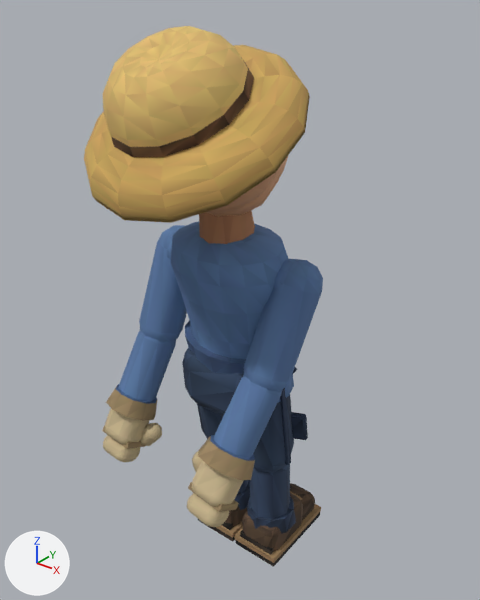
The glTF model examples/harvest-frontier/exports/npc/player-farmhand.glb, before and after one commit.
One viewpoint serves both versions: a 50 mm camera at (1.55, -1.92, 2.47) aimed at (-0.03, 0.05, 1.25). Arrows for +X, +Y and +Z are at lower left; the lights stay in place. The first picture is the older version. Both versions are drawn at frame 13 of the action 'harvest'; the numbers are the values there.

Names of what the first picture shows: 'denimJacketTorso', 'head', 'leftHandMesh', 'leftLowerArm', 'leftShin', 'leftThigh', 'leftUpperArm', 'rightHandMesh', 'rightLowerArm', 'rightShin', 'rightThigh', 'rightUpperArm', 'strawHat', 'trouserHips'.
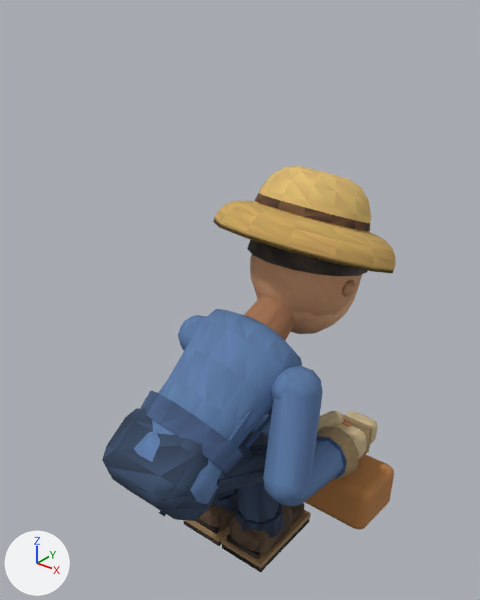
Not drawn themselves, but carrying or shaping drawn objects: ob_playerrig, ob_pelvis, ob_spine, ob_headpivot, ob_leftupperarmpivot, ob_leftlowerarmpivot, ob_rightupperarmpivot, ob_rightlowerarmpivot, ob_toolanchor, ob_leftthighpivot, ob_leftshinpivot, ob_rightthighpivot, ob_rightshinpivot.

Location of each change, [x1, y1, x2, y2] in pixels of the pictures (480 x 600 px):
'strawHat', moved, turned: before [84, 26, 310, 223]; after [213, 166, 396, 273]
'denimJacketTorso', moved, turned: before [171, 211, 294, 402]; after [134, 296, 302, 504]
'rightUpperArm', moved, turned: before [243, 259, 323, 392]; after [263, 366, 323, 504]
'trouserHips', moved, turned: before [182, 347, 297, 417]; after [102, 408, 218, 521]
'head', moved, turned: before [204, 156, 288, 217]; after [247, 240, 368, 334]
'rightShin', recoloured, moved, turned: before [234, 464, 321, 567]; after [221, 482, 311, 572]
'rightHandMesh', moved, turned: before [187, 436, 255, 527]; after [317, 411, 378, 479]
'rightLowerArm', moved, turned: before [210, 376, 282, 461]; after [280, 436, 352, 507]
'rightThigh', recoloured, moved, turned: before [253, 388, 308, 473]; after [215, 431, 269, 494]
'harvestBasket', added (orange): after [305, 454, 394, 530]
'leftUpperArm', moved, turned: before [139, 225, 187, 343]; after [178, 315, 206, 350]
'leftHandMesh', moved, turned (not visible afterwards): before [102, 386, 162, 462]
'leftLowerArm', moved, turned (mostly hidden afterwards): before [116, 331, 176, 404]; after [252, 414, 271, 435]
'leftShin', recoloured, moved, turned: before [198, 480, 250, 542]; after [183, 489, 238, 546]
'leftThigh', recoloured, moved, turned (not visible afterwards): before [197, 404, 223, 439]
'basketHandle', added (mostly hidden): after [341, 422, 353, 427]

What changed in the scene script:
```text
Change mat_material_10:
    where n0 = _N.new('ShaderNodeBsdfPrincipled'); n0.name = 'Principled BSDF'
    add n0.inputs[0].default_value = (0.0467, 0.175, 0.147, 1.0)  # 'Base Color', dark cyan #3d746b
    n0.inputs[2].default_value: 0.94 -> 0.7  # 'Roughness'
    remove n2 = _N.new('ShaderNodeVertexColor'); n2.name = 'Color Attribute'
    remove _L.new(n2.outputs[0], n0.inputs[0])  # 'Color' to 'Base Color'
Change mat_material_11:
    where n0 = _N.new('ShaderNodeBsdfPrincipled'); n0.name = 'Principled BSDF'
    add n0.inputs[0].default_value = (0.0467, 0.175, 0.147, 1.0)  # 'Base Color', dark cyan #3d746b
    n0.inputs[2].default_value: 0.87 -> 0.72  # 'Roughness'
    remove n2 = _N.new('ShaderNodeVertexColor'); n2.name = 'Color Attribute'
    remove _L.new(n2.outputs[0], n0.inputs[0])  # 'Color' to 'Base Color'
Change mat_material_12:
    where n0 = _N.new('ShaderNodeBsdfPrincipled'); n0.name = 'Principled BSDF'
    add n0.inputs[0].default_value = (0.423, 0.456, 0.366, 1.0)  # 'Base Color', grey #aeb4a3
    n0.inputs[1].default_value: 0.02 -> 0.44  # 'Metallic'
    n0.inputs[2].default_value: 0.94 -> 0.46  # 'Roughness'
    remove n2 = _N.new('ShaderNodeVertexColor'); n2.name = 'Color Attribute'
    remove _L.new(n2.outputs[0], n0.inputs[0])  # 'Color' to 'Base Color'
Change mat_material_13:
    where n0 = _N.new('ShaderNodeBsdfPrincipled'); n0.name = 'Principled BSDF'
    add n0.inputs[0].default_value = (0.456, 0.195, 0.0545, 1.0)  # 'Base Color', orange #b47a42
    n0.inputs[2].default_value: 0.87 -> 0.84  # 'Roughness'
    remove n2 = _N.new('ShaderNodeVertexColor'); n2.name = 'Color Attribute'
    remove _L.new(n2.outputs[0], n0.inputs[0])  # 'Color' to 'Base Color'
Change ob_playerrig:
    ob_playerrig.location: (0.0, 0.0, -0.0537) -> (0.0, -0.423, -0.266)
Change ob_pelvis:
    ob_pelvis.location: (0.0, 0.0, 0.82) -> (0.0, -0.00822, 0.824)
    ob_pelvis.rotation_euler: (0.0879, 0.0, 0.0) -> (-0.964, 0.0, 0.0)  # degrees (5, 0, 0) -> degrees (-55, 0, 0)
Change ob_spine:
    ob_spine.location: (0.0, 0.0, 0.98) -> (0.0122, 0.123, 0.915)
    ob_spine.rotation_euler: (0.146, 0.0, 0.0) -> (-0.964, 0.0, -0.0992)  # degrees (8.4, 0, 0) -> degrees (-55, 0, -5.7)
Change ob_headpivot:
    ob_headpivot.rotation_euler: (0.107, 0.0, 0.0) -> (0.305, -0.0104, 0.0331)  # degrees (6.1, 0, 0) -> degrees (17, -0.6, 1.9)
Change ob_leftupperarmpivot:
    ob_leftupperarmpivot.location: (-0.305, 0.0, 1.34) -> (-0.262, 0.447, 1.121)
    ob_leftupperarmpivot.rotation_euler: (-0.284, 0.0937, -0.0274) -> (0.301, -0.333, -0.139)  # degrees (-16, 5.4, -1.6) -> degrees (17, -19, -8)
Change ob_leftlowerarmpivot:
    ob_leftlowerarmpivot.rotation_euler: (-0.185, 0.0, 0.0) -> (0.314, 0.244, -0.000204)  # degrees (-11, 0, 0) -> degrees (18, 14, -0)
Change ob_rightupperarmpivot:
    ob_rightupperarmpivot.location: (0.305, 0.0, 1.34) -> (0.345, 0.387, 1.121)
    ob_rightupperarmpivot.rotation_euler: (-0.354, 0.11, -0.0406) -> (-0.38, -0.136, 0.0299)  # degrees (-20, 6.3, -2.3) -> degrees (-22, -7.8, 1.7)
Change ob_rightlowerarmpivot:
    ob_rightlowerarmpivot.rotation_euler: (-0.215, 0.0, 0.0) -> (1.834, 0.143, 0.0)  # degrees (-12, 0, 0) -> degrees (105, 8.2, 0)
Change ob_toolanchor:
    ob_toolanchor.rotation_euler: (-0.0976, 0.0, 0.0) -> (-1.558, 0.0233, 0.0)  # degrees (-5.6, 0, 0) -> degrees (-89, 1.3, 0)
Change ob_leftthighpivot:
    ob_leftthighpivot.rotation_euler: (0.166, 0.0, 0.0) -> (1.121, 0.0, 0.0)  # degrees (9.5, 0, 0) -> degrees (64, 0, 0)
Change ob_leftshinpivot:
    ob_leftshinpivot.rotation_euler: (-0.117, 0.0, 0.0) -> (-1.121, 0.0, 0.0)  # degrees (-6.7, 0, 0) -> degrees (-64, 0, 0)
Change ob_rightthighpivot:
    ob_rightthighpivot.rotation_euler: (0.166, 0.0, 0.0) -> (1.121, 0.0, 0.0)  # degrees (9.5, 0, 0) -> degrees (64, 0, 0)
Change ob_rightshinpivot:
    ob_rightshinpivot.rotation_euler: (-0.117, 0.0, 0.0) -> (-1.121, 0.0, 0.0)  # degrees (-6.7, 0, 0) -> degrees (-64, 0, 0)
Add ob_baskethandle:
    ob_baskethandle = bpy.data.objects.new('basketHandle', me_mesh_14)  # 171 vertices, 288 faces; spans x -0.178..0.178, y -0.018..0.018, z 0.0..0.178; in mat_material_14 (orange #b47a42)
    ob_baskethandle.parent = ob_toolharvestbasket
    ob_baskethandle.location = (0.0, 0.0, -0.1)
    ob_baskethandle.rotation_euler = (0.0, -1.571, 0.0)  # degrees (0, -90, 0)
Add ob_toolharvestbasket:
    ob_toolharvestbasket = bpy.data.objects.new('toolHarvestBasket', None)
    ob_toolharvestbasket.parent = ob_toolanchor
    ob_toolharvestbasket.location = (0.0, 0.0, 0.0)
Add ob_harvestbasket:
    ob_harvestbasket = bpy.data.objects.new('harvestBasket', me_mesh_13_1)  # 56 vertices, 108 faces; spans x -0.195..0.195, y -0.15..0.15, z -0.11..0.11; in mat_material_13 (orange #b47a42)
    ob_harvestbasket.parent = ob_toolharvestbasket
    ob_harvestbasket.location = (0.0, 0.0, -0.23)
```
